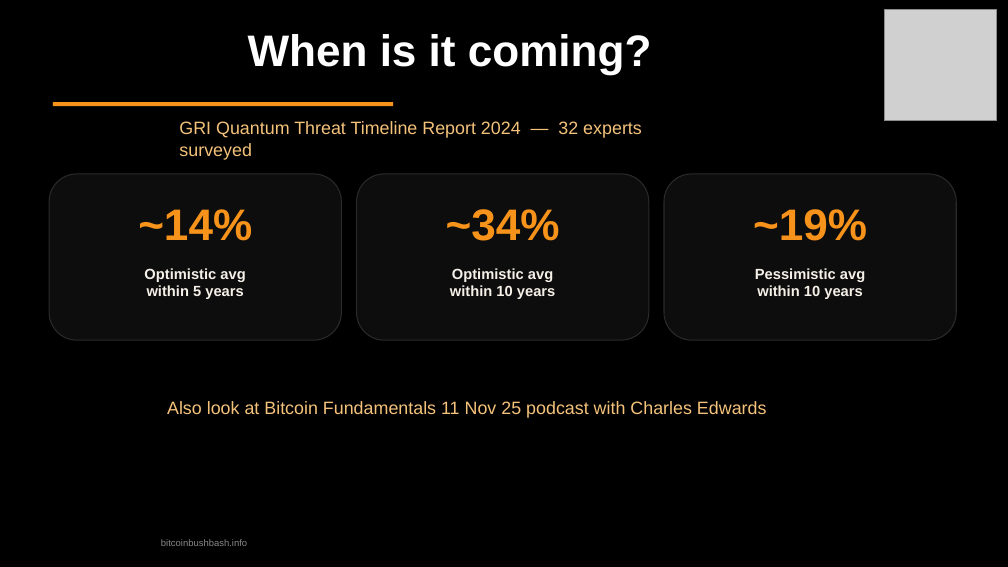
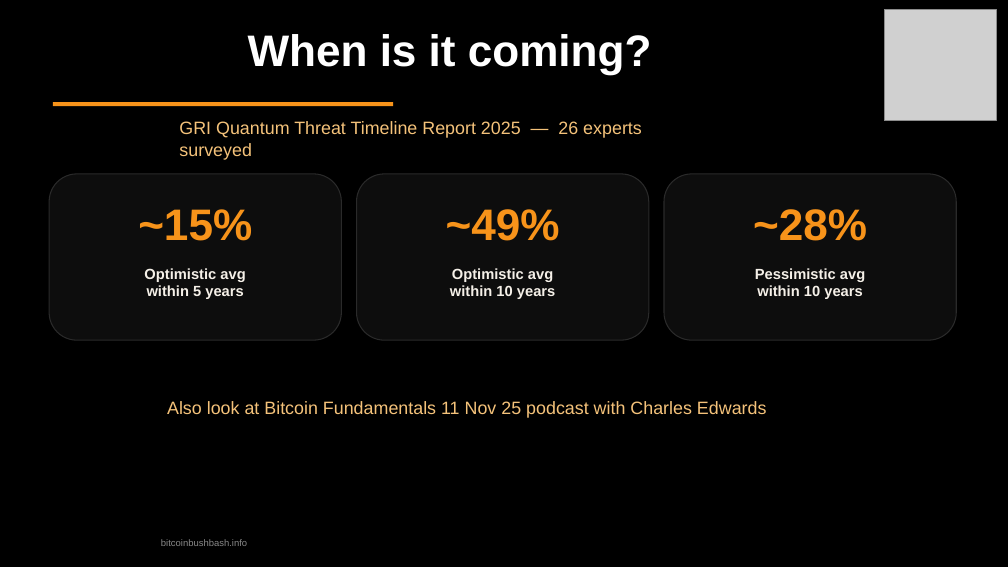
Before and after one commit to TrentOmega/qc-threat, a slide deck: slide 11 of quantum-threat-bitcoin-bushbash.odp. Drawn at 1008x567 pixels with LibreOffice and Linux fonts; fonts in the diff are those of the drawing; grey boxes stand for pictures. Boxes give left, top, right and bottom in pixels: in the first picture for what was removed or moved away, otherwise in the second. Text is boxed around its words. In the diff, an @@ line names an element or a change of style, - is before the commit and + after.

Commit message:
Updated based on GRI 2025 report

```diff
--- a/quantum-threat-bitcoin-bushbash.odp
+++ b/quantum-threat-bitcoin-bushbash.odp
@@ text at [179, 121, 642, 160]: text changed @@
-GRI Quantum Threat Timeline Report 2024 — 32 experts surveyed
+GRI Quantum Threat Timeline Report 2025 — 26 experts surveyed
@@ text at [138, 209, 252, 241]: text changed @@
-~14%
+~15%
@@ text at [446, 209, 560, 241]: text changed @@
-~34%
+~49%
@@ text at [753, 209, 867, 241]: text changed @@
-~19%
+~28%
```
Also in this commit, not shown: 4 other slides changed, 2 slides added, 1 slide removed, 3 other files.
